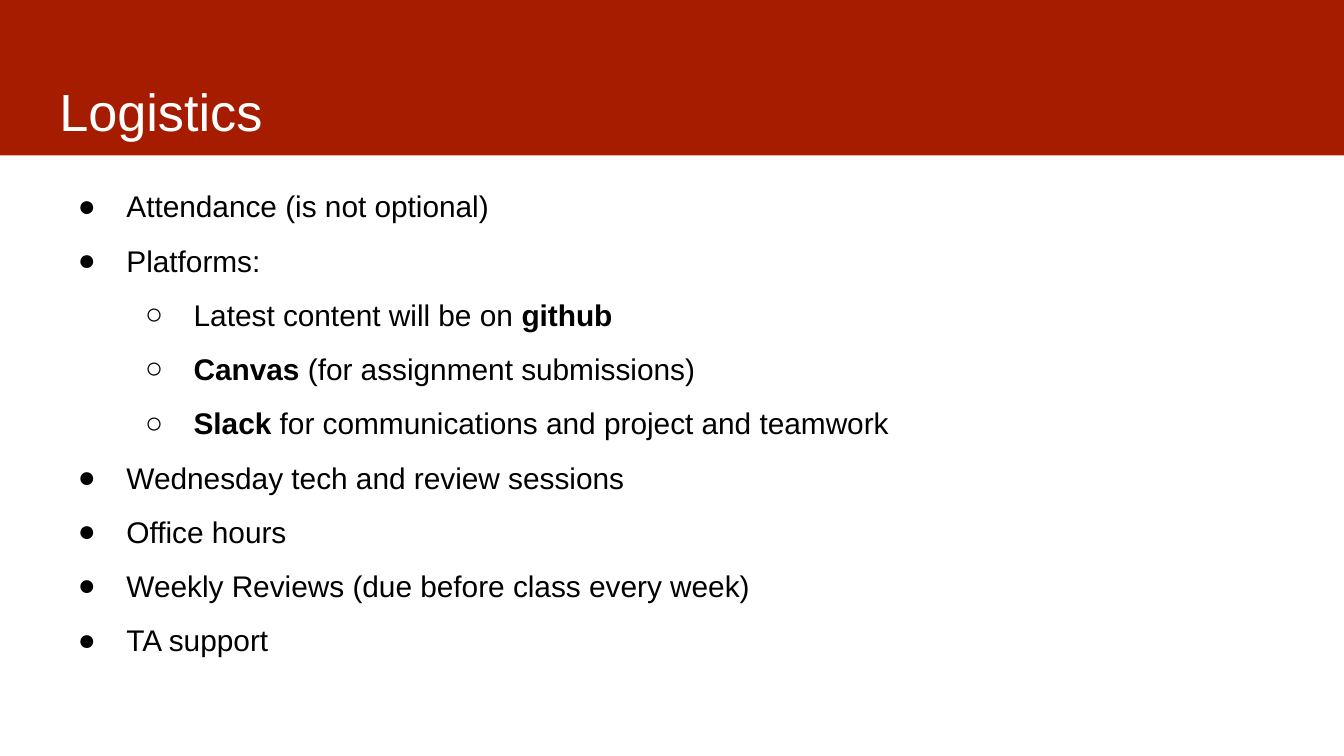
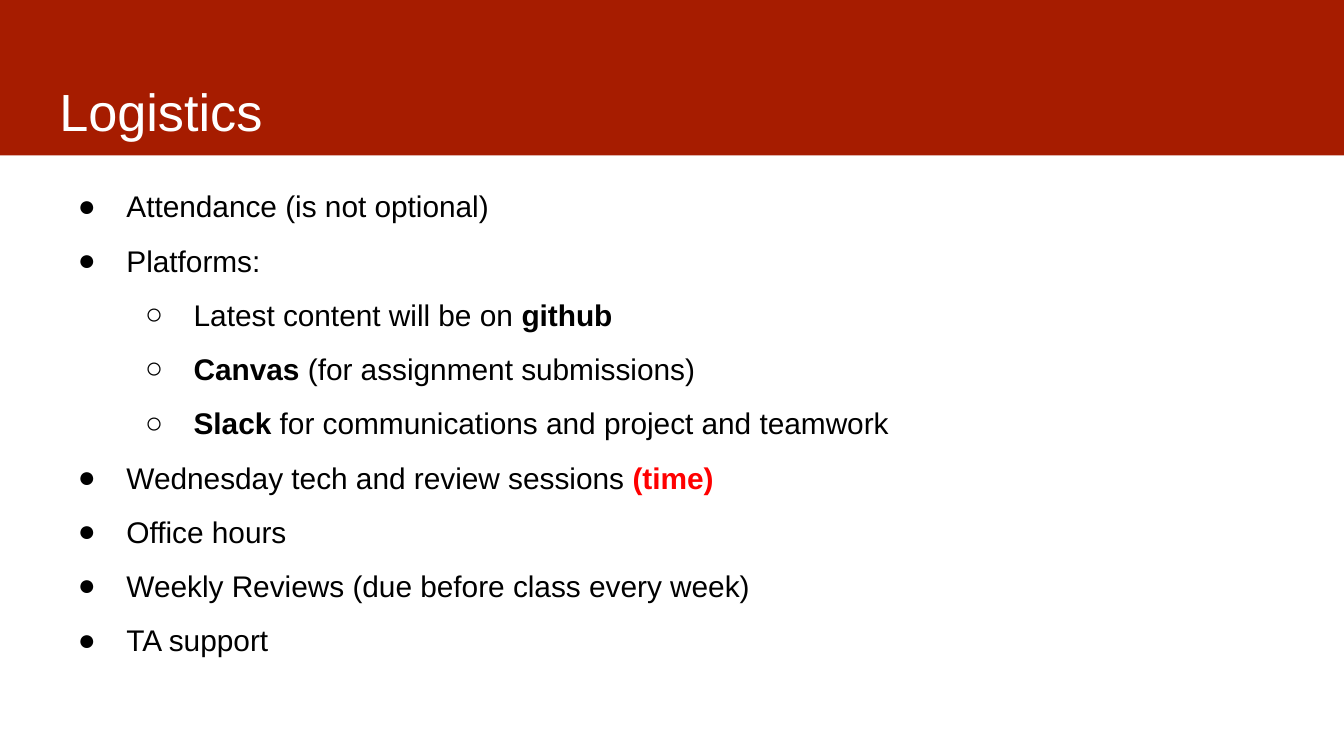
Before and after one commit to dssg/mlforpublicpolicylab, a slide deck: slide 10 of Lectures/01-ClassOverview.pptx. Drawn at 1344x756 pixels with LibreOffice and Linux fonts; fonts in the diff are those of the drawing. Boxes give left, top, right and bottom in pixels: in the first picture for what was removed or moved away, otherwise in the second. Text is boxed around its words. In the diff, an @@ line names an element or a change of style, - is before the commit and + after.

Commit message:
updated

```diff
--- a/Lectures/01-ClassOverview.pptx
+++ b/Lectures/01-ClassOverview.pptx
@@ text at (126, 467, 714, 494): text changed @@
-● Wednesday tech and review sessions
+● Wednesday tech and review sessions (time)
```
